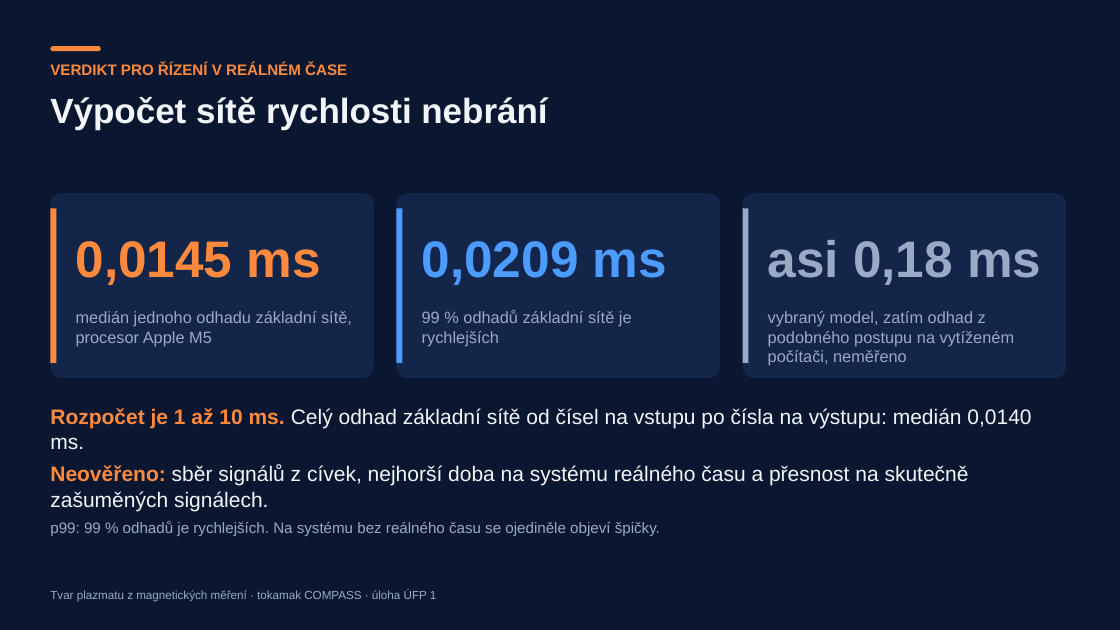
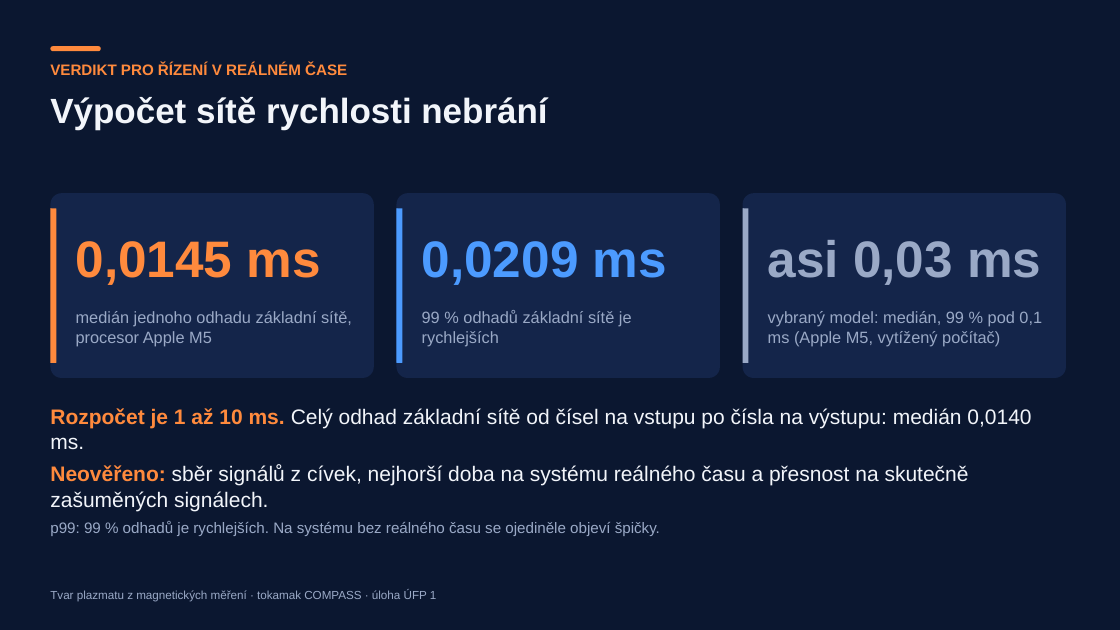
Before and after one commit to mschiller890/hackathon, a slide deck: slide 11 of presentation/deck/slides.pptx. Drawn at 1120x630 pixels with LibreOffice and Linux fonts; fonts in the diff are those of the drawing; background and template pictures are left out. Boxes give left, top, right and bottom in pixels: in the first picture for what was removed or moved away, otherwise in the second. Text is boxed around its words. In the diff, an @@ line names an element or a change of style, - is before the commit and + after.

```diff
--- a/presentation/deck/slides.pptx
+++ b/presentation/deck/slides.pptx
@@ text at [768,240,1041,285]: text changed @@
-asi 0,18 ms
+asi 0,03 ms
@@ text at [768,311,1042,347]: text changed @@
-vybraný model, zatím odhad z podobného postupu na vytíženém počítači, neměřeno
+vybraný model: medián, 99 % pod 0,1 ms (Apple M5, vytížený počítač)
```
Also in this commit, not shown: 1 other slide changed, 1 other file.
